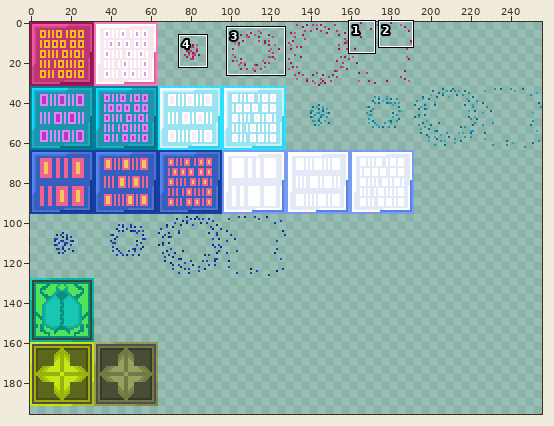
Edited in one commit: sprite sheet (Sprites/Enemies/barriers_sheet.png). Above, an overview of the earlier version with the close-up marked.
Close-up. Before the edit:
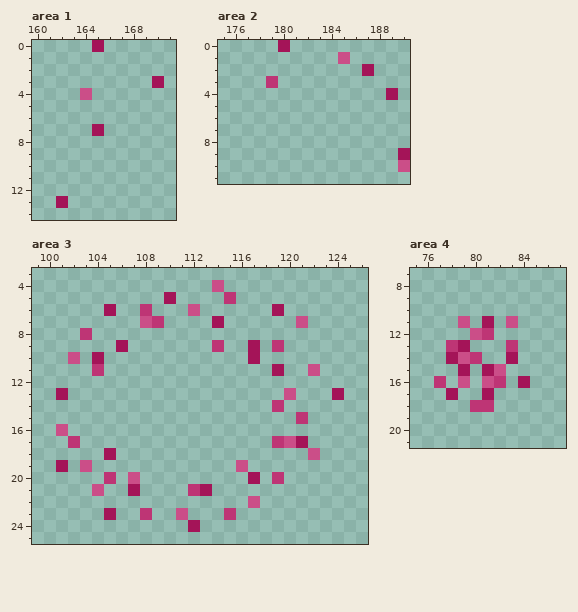
The file is 256x224 pixels. Colours within 5 levels of each other are drawn and written as one. Shown: area 1: x 160..171, y 0..14; area 2: x 175..190, y 0..11; area 3: x 99..126, y 3..25; area 4: x 75..87, y 7..21. The wide view leaves out empty margins. The commit also changed other parts of the picture, which this record leaves out.
New version:
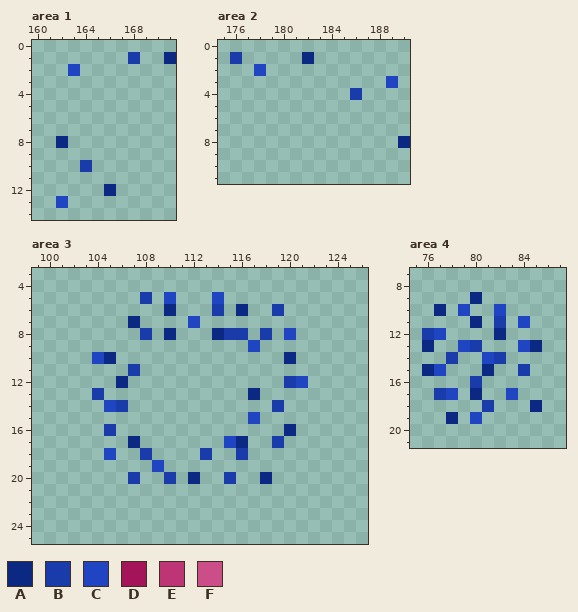
Palette (. is transparent): A #0b2882  B #1a3cab  C #2045c3  D #a41458  E #be3575  F #cb4e88
Changes in this commit:
Changed rows in their new state; - is an unchanged pixel.
Area 1:
first column x 162:
 0 ---.------
 1 ------B--A
 2 -C--------
 3 --------.-
 4 --.-------
 7 ---.------
 8 A---------
10 --B-------
12 ----A-----
13 C---------
Area 2:
first column x 176:
 0 ----.---------
 1 B-----A--.----
 2 --C--------.--
 3 ---.---------C
 4 ----------B--.
first column x 190:
 8 A
 9 .
10 .
Area 3:
first column x 101:
 4 -------------.----------
 5 -------B-C---C.---------
 6 ----.--.-A-.-B-A--B-----
 7 ------A..--C-.------.---
 8 --.----B-A---ABB-B-C----
 9 -----.-------.--C-.-----
10 -.-CA-----------.--A----
11 ---.--B-----------.--.--
12 -----A-------------BC---
13 .--B------------A--.---.
14 ----CB------------B-----
15 ----------------C---.---
16 .---B--------------A----
17 -.----A-------CA--B..---
18 ----C--B----B--B-----.--
19 .-.-----C------.--------
20 ----.-B--B-A--B-.A.-----
21 ---.--.----..-----------
22 ----------------.-------
23 ----.--.--.---.---------
24 -----------.------------
Area 4:
first column x 76:
 9 ----A-----
10 -A-C--C---
11 ---.A.B.C-
12 BC--..A---
13 A-.CB--.CA
14 --B..CB.--
15 AC-.-A.-B-
16 -.-.B..-.-
17 -BC-A.-C--
18 ----.B---A
19 --A-C-----
Changed places in both close-ups, as pixel boxes (x1, y1, x2, y2):
changed: (56, 40, 176, 208)
changed: (230, 40, 410, 172)
changed: (56, 280, 344, 532)
changed: (422, 292, 542, 424)
